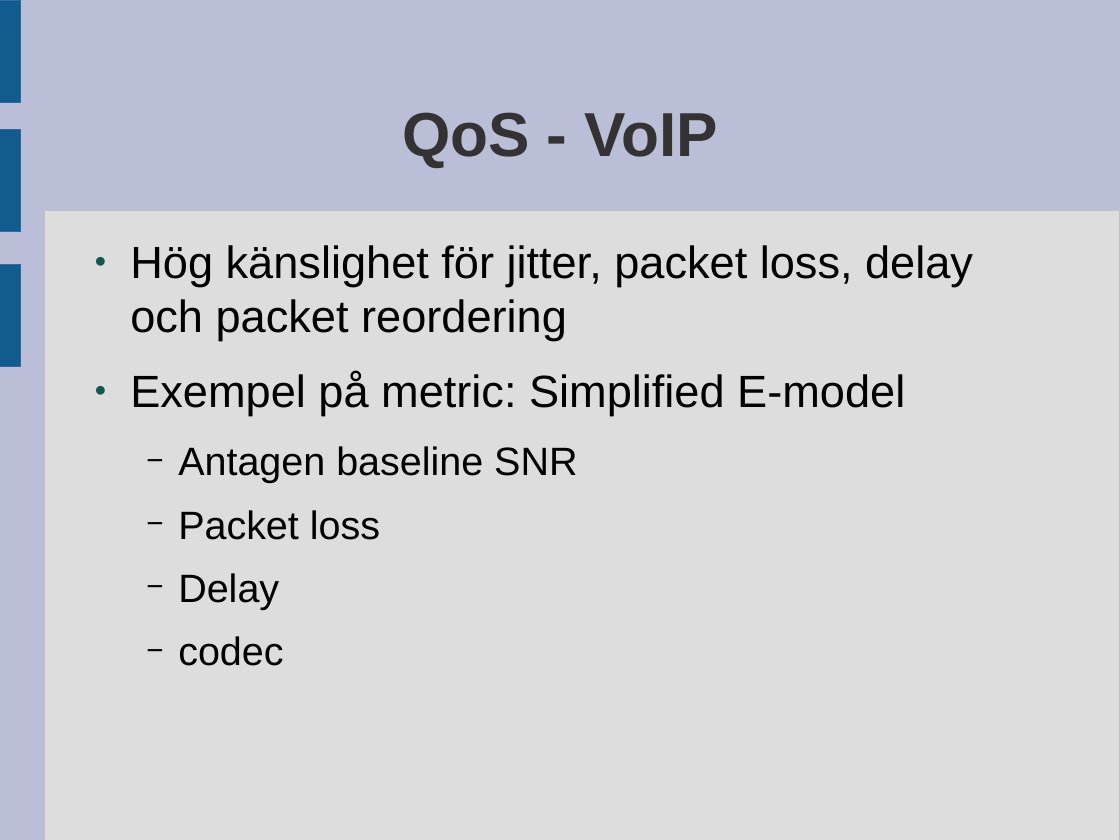
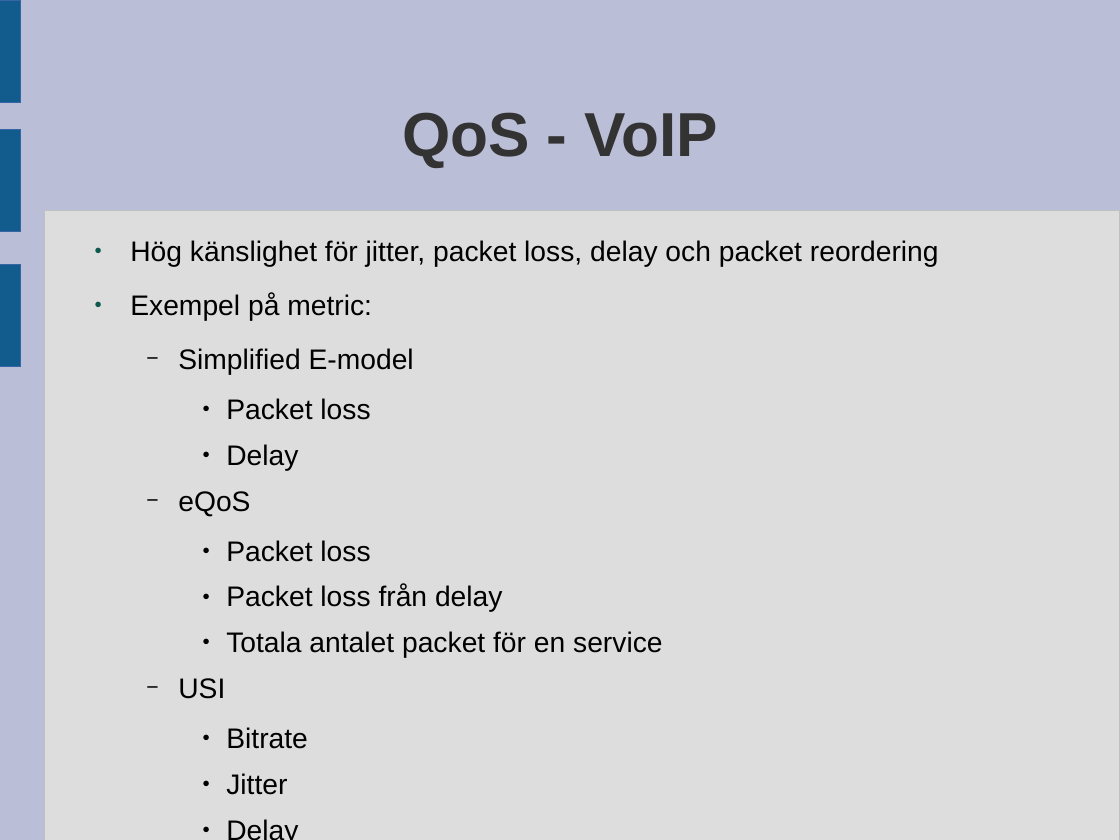
Before and after one commit to visse509/Dissertation, a slide deck: slide 5 of Presentation_möte.odp. Drawn at 1120x840 pixels with LibreOffice and Linux fonts; fonts in the diff are those of the drawing. Boxes give left, top, right and bottom in pixels: in the first picture for what was removed or moved away, otherwise in the second. Text is boxed around its words. In the diff, an @@ line names an element or a change of style, - is before the commit and + after.

```diff
--- a/Presentation_möte.odp
+++ b/Presentation_möte.odp
@@ text at (x1=130, y1=240, x2=939, y2=471): size 32 to 20 pt in "Hög känslighet för jitter, packet loss, delay ..."; size 28 to 20 pt in "Packet loss", "Delay"; bullet − to ●; list level 2 to 3 in "Packet loss"; list level 2 to 3 in "Delay" @@
@@ text at (x1=130, y1=293, x2=414, y2=375): text changed; size 32 to 20 pt @@
-● Exempel på metric: Simplified E-model
-  − Antagen baseline SNR
+● Exempel på metric:
+  − Simplified E-model
@@ text at (x1=178, y1=491, x2=662, y2=795): text changed; size 28 to 20 pt @@
-  − codec
+  − eQoS
+    ● Packet loss
+    ● Packet loss från delay
+    ● Totala antalet packet för en service
+  − USI
+    ● Bitrate
+    ● Jitter
+    ● Delay
```
Also in this commit, not shown: 4 other slides changed, 2 other files.
